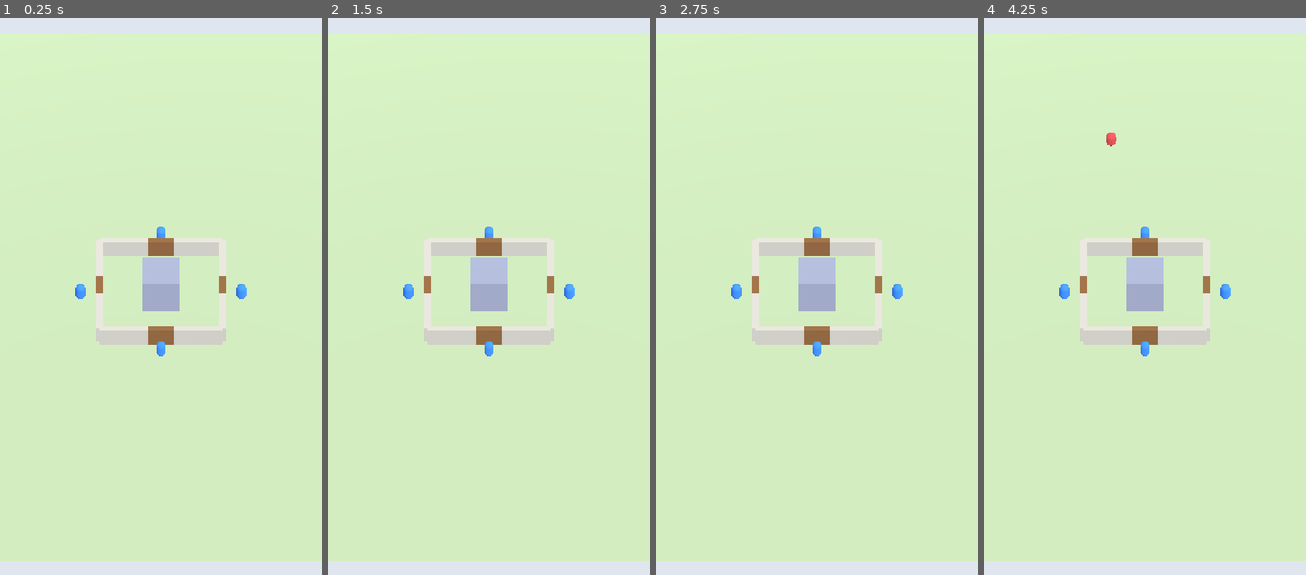
Above: before the commit, frames 1-4 (left to right).
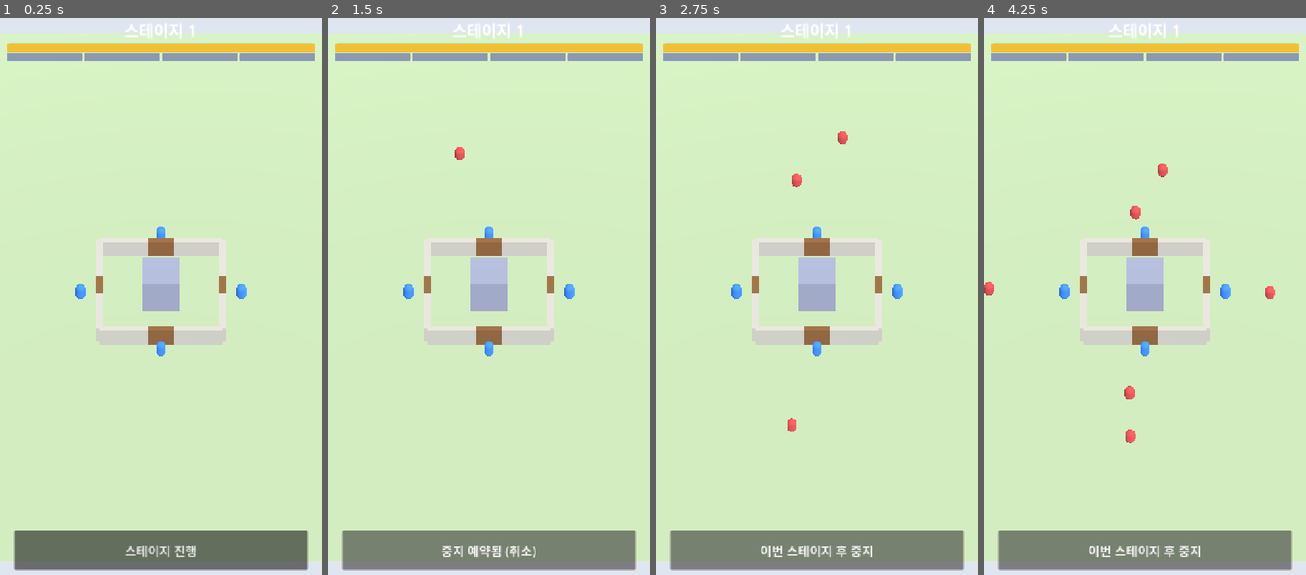
Above: after the commit, the same moments.

Repository: ILSEONG/CastleRPG
Game: Godot game, scene res://scenes/main.tscn
Two runs of this game, one before a commit and one after it. Both use one fixed random seed, a clock stepped at 60 frames per second and the inputs below.
Inputs (mouse positions are in pixels of both pictures, inside the frame that each line leads up to):
- Up to frame 1 (0.25 s): no input
- Up to frame 2 (1.5 s): click (489, 552) at 0.5 s, where only the run after the commit has a clickable "스테이지 진행"; click (489, 552) at 1.25 s, where only the run after the commit has a clickable "이번 스테이지 후 중지"
- Up to frame 3 (2.75 s): click (817, 552) at 2 s, where only the run after the commit has a clickable "중지 예약됨 (취소)"
- Up to frame 4 (4.25 s): click (1145, 552) at 2.75 s, where only the run after the commit has a clickable "이번 스테이지 후 중지"; click (1145, 552) at 3.5 s, where only the run after the commit has a clickable "중지 예약됨 (취소)"

The runs differ from the first frame. In frame 1, 9.6% of the frame differs, in the area x 2-98%, y 1-100%; in frame 2, 9.7%; in frame 3, 9.8%; in frame 4, 10%, in the area x 0-98%, y 1-100%.

Commit message:
feat: HUD with hp bars, stage button, countdown and result banner
Co-Authored-By: Claude Opus 5.5 <noreply@anthropic.com>

Diff:
--- /dev/null
+++ b/scripts/hud.gd
@@ -0,0 +1,122 @@
+extends CanvasLayer
+## HUD. GameState 시그널만 구독. 게임 오브젝트 직접 참조 없음.
+
+var _stage_label: Label
+var _castle_bar: ProgressBar
+var _gate_bars: Array = []
+var _center: Label
+var _button: Button
+
+
+func _ready() -> void:
+	var root := Control.new()
+	root.set_anchors_and_offsets_preset(Control.PRESET_FULL_RECT)
+	root.mouse_filter = Control.MOUSE_FILTER_IGNORE
+	add_child(root)
+
+	var top := VBoxContainer.new()
+	top.set_anchors_and_offsets_preset(Control.PRESET_TOP_WIDE)
+	top.offset_left = 16
+	top.offset_right = -16
+	top.offset_top = 16
+	root.add_child(top)
+	_stage_label = Label.new()
+	_stage_label.horizontal_alignment = HORIZONTAL_ALIGNMENT_CENTER
+	_stage_label.add_theme_font_size_override("font_size", 36)
+	top.add_child(_stage_label)
+	_castle_bar = _bar(Color(0.95, 0.75, 0.2))
+	top.add_child(_castle_bar)
+	var gates := HBoxContainer.new()
+	top.add_child(gates)
+	for side in 4:
+		var b := _bar(Color(0.55, 0.6, 0.7))
+		b.size_flags_horizontal = Control.SIZE_EXPAND_FILL
+		gates.add_child(b)
+		_gate_bars.append(b)
+
+	_center = Label.new()
+	_center.set_anchors_and_offsets_preset(Control.PRESET_CENTER)
+	_center.grow_horizontal = Control.GROW_DIRECTION_BOTH
+	_center.grow_vertical = Control.GROW_DIRECTION_BOTH
+	_center.horizontal_alignment = HORIZONTAL_ALIGNMENT_CENTER
+	_center.add_theme_font_size_override("font_size", 72)
+	root.add_child(_center)
+
+	_button = Button.new()
+	_button.set_anchors_and_offsets_preset(Control.PRESET_BOTTOM_WIDE)
+	_button.offset_left = 32
+	_button.offset_right = -32
+	_button.offset_top = -120
+	_button.offset_bottom = -32
+	_button.add_theme_font_size_override("font_size", 28)
+	_button.pressed.connect(_on_button)
+	root.add_child(_button)
+
+	GameState.mode_changed.connect(_on_mode_changed)
+	GameState.castle_hp_changed.connect(_on_castle_hp)
+	GameState.gate_hp_changed.connect(_on_gate_hp)
+	GameState.stage_cleared.connect(_on_cleared)
+	GameState.stage_failed.connect(_on_failed)
+	_on_castle_hp(GameState.castle_hp, GameState.castle_hp_max)
+	for side in 4:
+		_on_gate_hp(side, GameState.gate_hp[side], GameState.gate_hp_max)
+	_on_mode_changed(GameState.mode)
+
+
+func _process(_delta: float) -> void:
+	if GameState.mode == GameState.Mode.COUNTDOWN:
+		_center.text = str(ceili(GameState.countdown_left()))
+
+
+func _bar(color: Color) -> ProgressBar:
+	var b := ProgressBar.new()
+	b.custom_minimum_size = Vector2(0, 18)
+	b.show_percentage = false
+	var fill := StyleBoxFlat.new()
+	fill.bg_color = color
+	b.add_theme_stylebox_override("fill", fill)
+	return b
+
+
+func _on_castle_hp(hp: float, hp_max: float) -> void:
+	_castle_bar.max_value = hp_max
+	_castle_bar.value = hp
+
+
+func _on_gate_hp(side: int, hp: float, hp_max: float) -> void:
+	_gate_bars[side].max_value = hp_max
+	_gate_bars[side].value = hp
+
+
+func _on_cleared(stage: int) -> void:
+	_center.text = "스테이지 %d 클리어" % stage
+
+
+func _on_failed(_stage: int) -> void:
+	_center.text = "패배"
+
+
+func _on_mode_changed(mode: int) -> void:
+	_stage_label.text = "스테이지 %d" % GameState.stage
+	if mode == GameState.Mode.IDLE or mode == GameState.Mode.STAGE:
+		_center.text = ""
+	_refresh_button()
+
+
+func _refresh_button() -> void:
+	if GameState.mode == GameState.Mode.IDLE:
+		_button.text = "스테이지 진행"
+		_button.disabled = false
+	elif GameState.mode == GameState.Mode.RESULT:
+		_button.disabled = true
+	else:
+		_button.text = "중지 예약됨 (취소)" if GameState.stop_requested else "이번 스테이지 후 중지"
+		_button.disabled = false
+
+
+func _on_button() -> void:
+	if GameState.mode == GameState.Mode.IDLE:
+		GameState.start_stage()
+	else:
+		GameState.stop_after_stage()
+		_refresh_button()
--- a/scripts/main.gd
+++ b/scripts/main.gd
@@ -9,6 +9,7 @@
 const HeroScript := preload("res://scripts/hero.gd")
 const PickerScript := preload("res://scripts/unit_picker.gd")
 const SpawnerScript := preload("res://scripts/spawner.gd")
+const HudScript := preload("res://scripts/hud.gd")
 
 var camera: Camera3D
 var castle
@@ -35,6 +36,7 @@
 	var spawner = SpawnerScript.new()
 	spawner.castle = castle
 	add_child(spawner)
+	add_child(HudScript.new())
 	_apply_dev_args()
 
 
@@ -83,3 +85,6 @@
 			_shot_at = float(arg.get_slice("=", 1))
 		elif arg == "--auto-stage":
 			GameState.start_stage()
+	GameState.mode_changed.connect(func(m): print("[mode] %d stage=%d" % [m, GameState.stage]))
+	GameState.stage_cleared.connect(func(s): print("[cleared] %d" % s))
+	GameState.stage_failed.connect(func(s): print("[failed] %d" % s))
Not shown, added: scripts/hud.gd.uid
Not shown, changed: docs/superpowers/specs/2026-09-28-castlerpg-mvp-design.md
